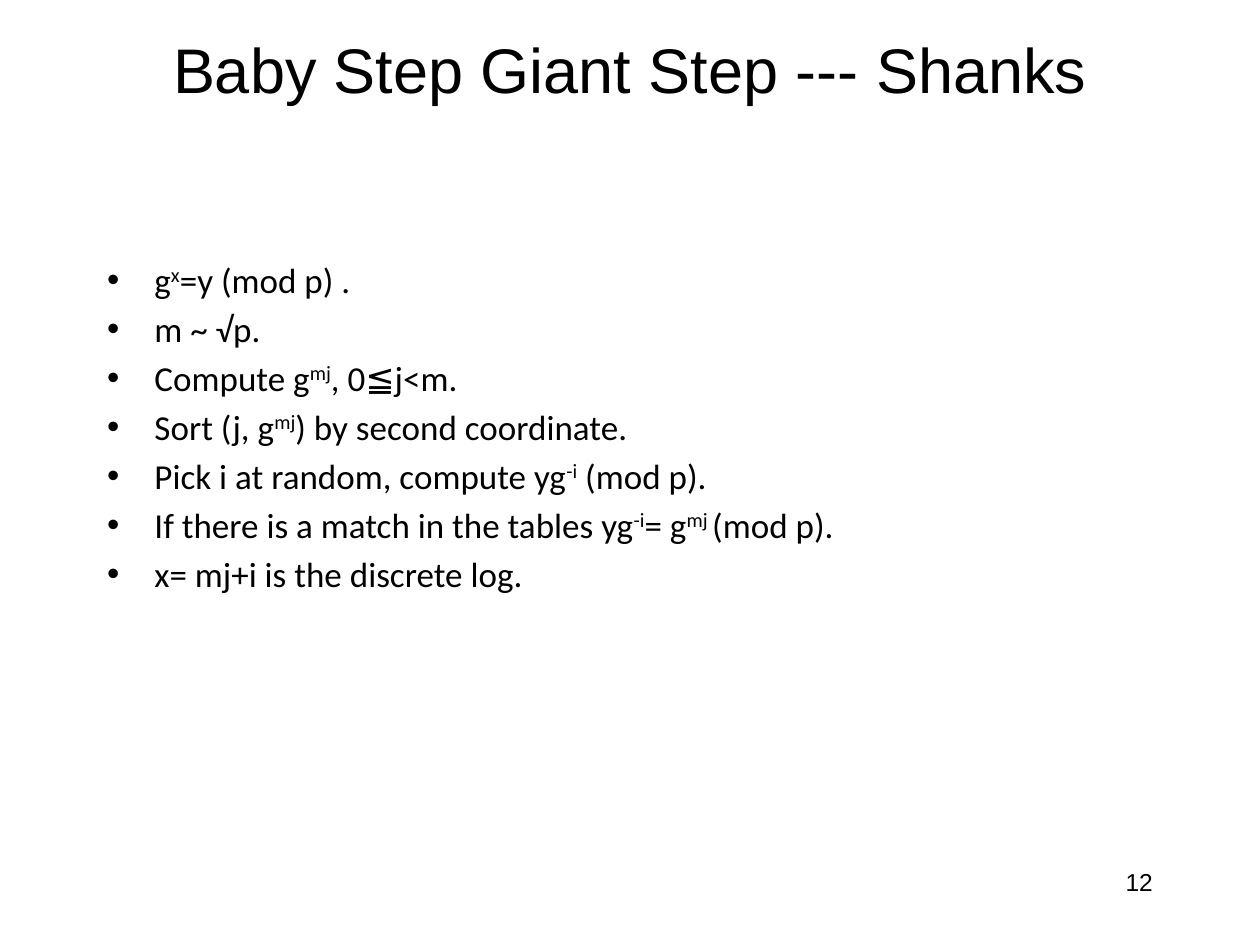
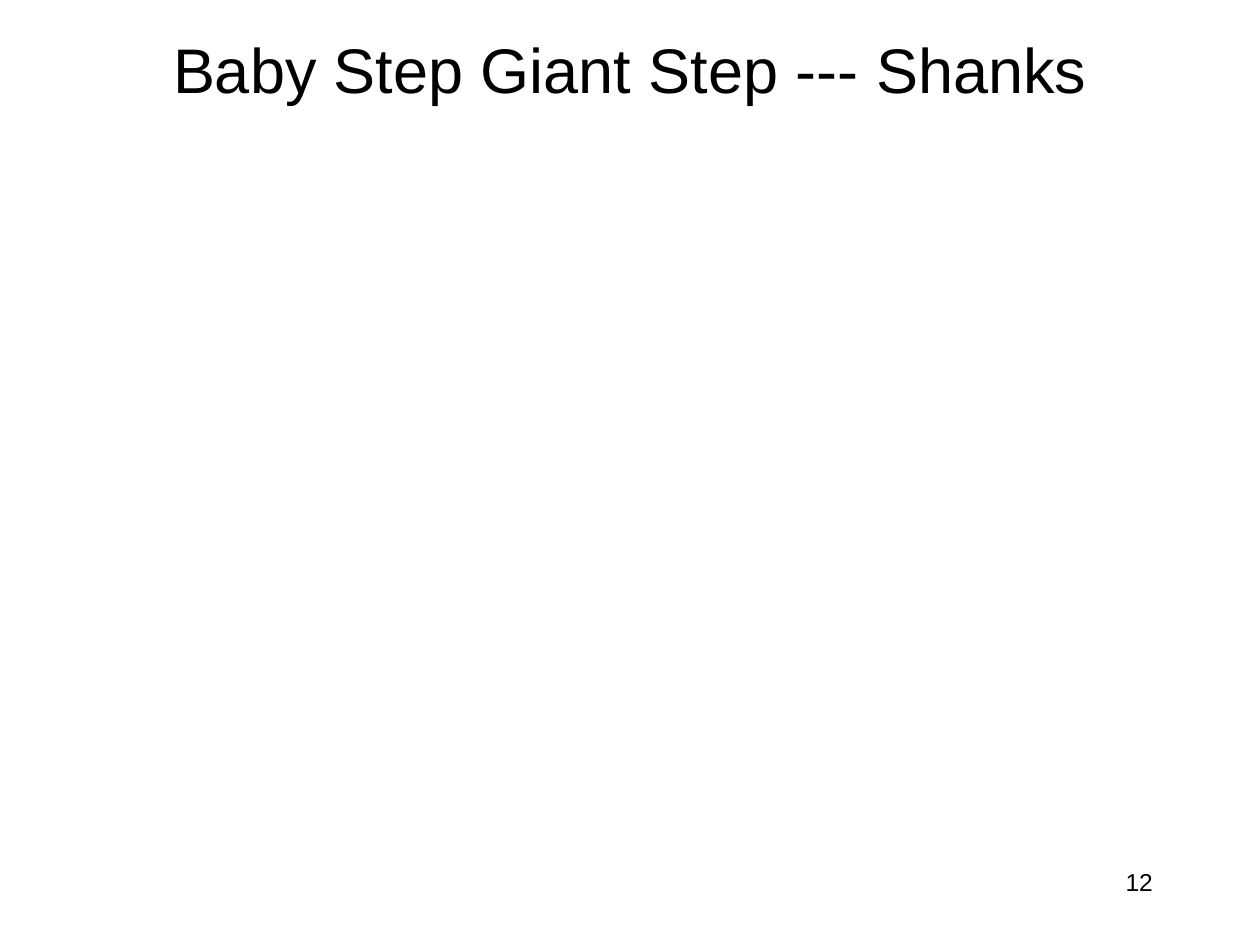
Before and after one commit to jlmucb/class_notes, a slide deck: slide 12 of BerkeleyClass/CS290Spring2013/Lectures/Cryptoclass8.pptx. Drawn at 1260x945 pixels with LibreOffice and Linux fonts; fonts in the diff are those of the drawing; grey boxes stand for pictures. Boxes give left, top, right and bottom in pixels: in the first picture for what was removed or moved away, otherwise in the second. Text is boxed around its words. In the diff, an @@ line names an element or a change of style, - is before the commit and + after.

```diff
--- a/BerkeleyClass/CS290Spring2013/Lectures/Cryptoclass8.pptx
+++ b/BerkeleyClass/CS290Spring2013/Lectures/Cryptoclass8.pptx
@@ text removed at [154,267,834,593] @@
-• gx=y (mod p) .
-• m ~ √p.
-• Compute gmj, 0≦j<m.
-• Sort (j, gmj) by second coordinate.
-• Pick i at random, compute yg-i (mod p).
-• If there is a match in the tables yg-i= gmj (mod p).
-• x= mj+i is the discrete log.
```
Also in this commit, not shown: 3 other slides changed, 3 other files.
